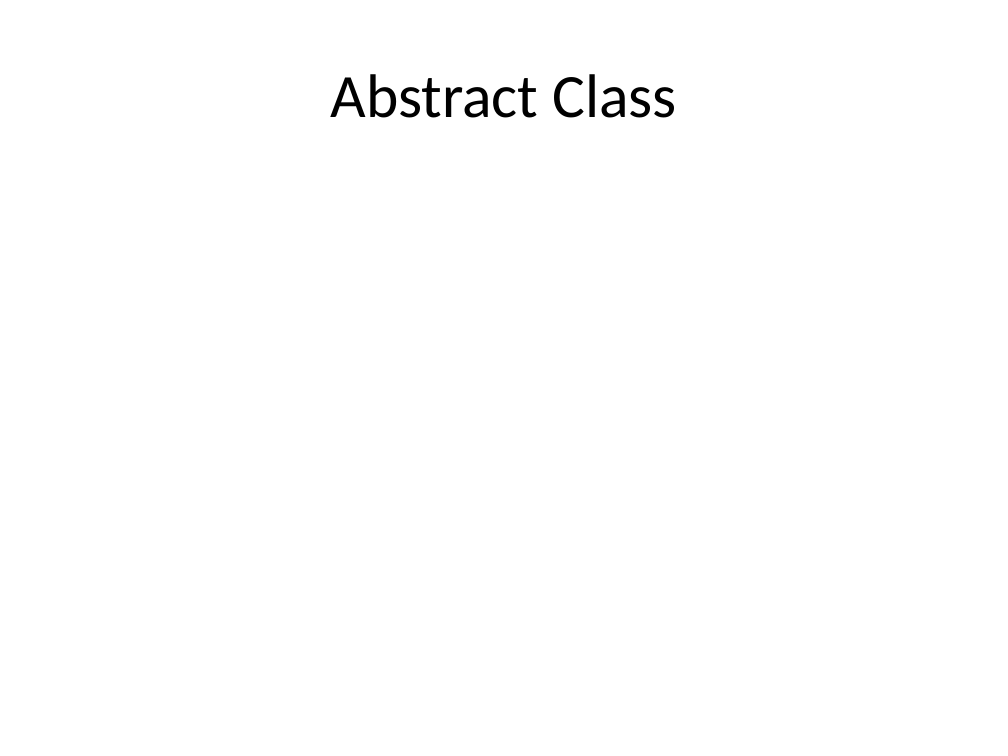
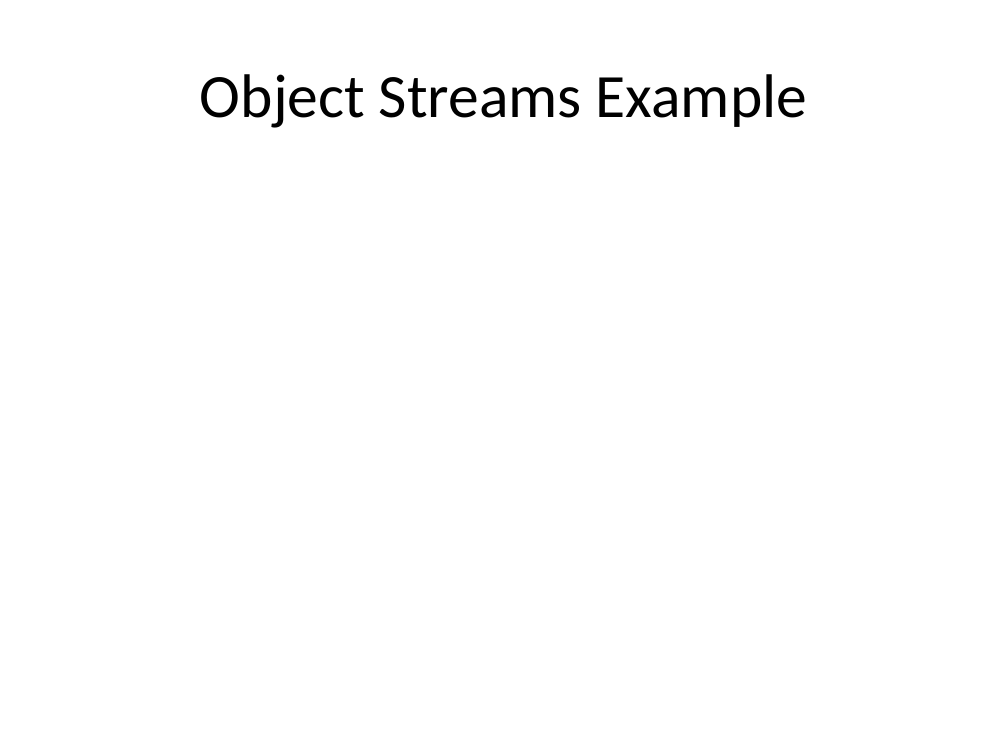
Before and after one commit to isurup/kalle-martin-group, a slide deck: slide 5 of OOPExam/04 File IO, Object Streams and Exceptions.pptx. Drawn at 1008x756 pixels with LibreOffice and Linux fonts; fonts in the diff are those of the drawing. Boxes give left, top, right and bottom in pixels: in the first picture for what was removed or moved away, otherwise in the second. Text is boxed around its words. In the diff, an @@ line names an element or a change of style, - is before the commit and + after.

```diff
--- a/OOPExam/04 File IO, Object Streams and Exceptions.pptx
+++ b/OOPExam/04 File IO, Object Streams and Exceptions.pptx
@@ title at (x1=200, y1=74, x2=807, y2=128): text changed @@
-Abstract Class
+Object Streams Example
```
Also in this commit, not shown: 2 other slides changed, 3 slides added, 3 slides removed.
